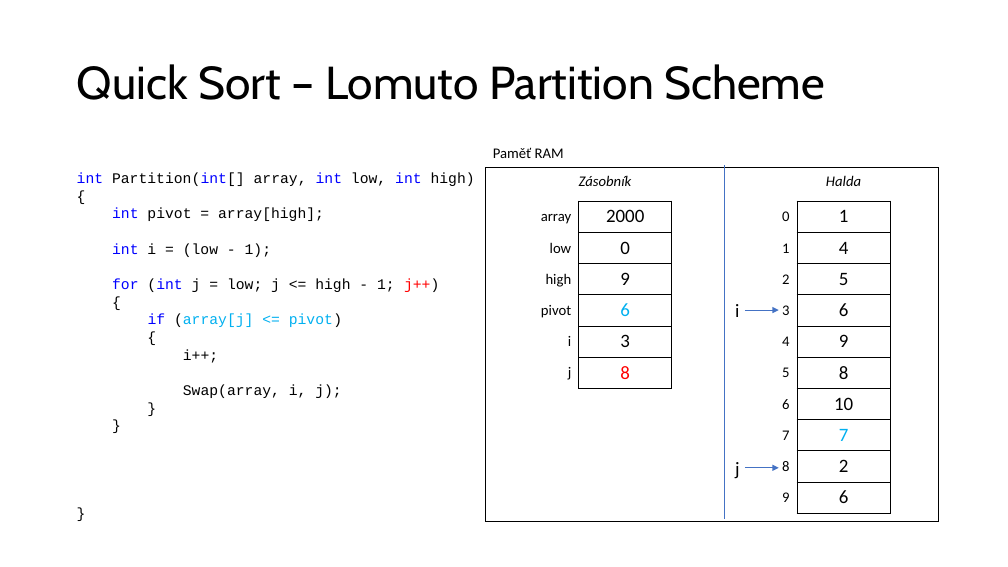
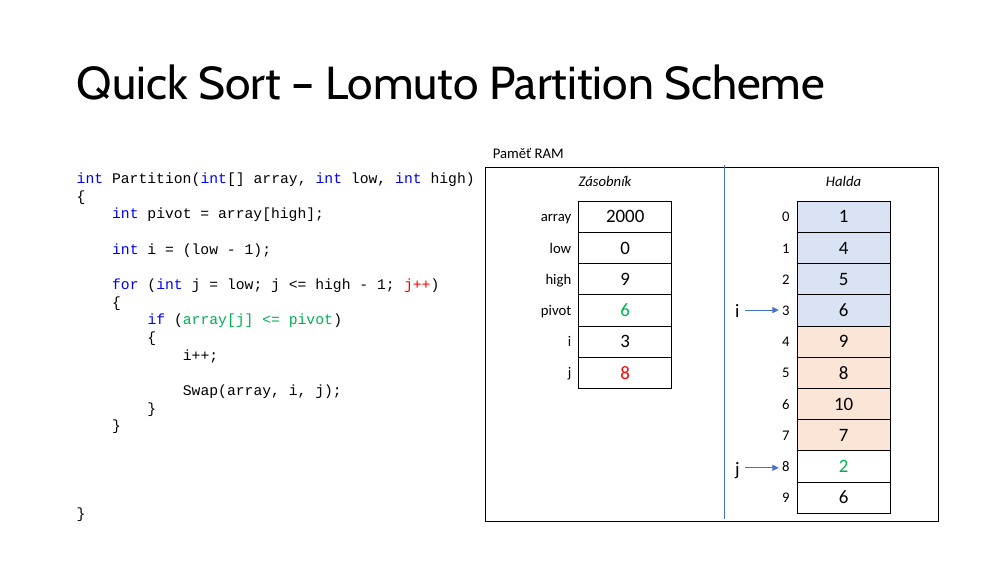
Before and after one commit to ekral/FAI, a slide deck: slide 28 of PA/seminar/Prezentace_seminar_ZAP_8_quick_sort.pptx (slide 26 before the commit). Drawn at 1008x567 pixels with LibreOffice and Linux fonts; fonts in the diff are those of the drawing. Boxes give left, top, right and bottom in pixels: in the first picture for what was removed or moved away, otherwise in the second. Text is boxed around its words. In the diff, an @@ line names an element or a change of style, - is before the commit and + after.

Commit message:
Quick Sort finished

```diff
--- a/PA/seminar/Prezentace_seminar_ZAP_8_quick_sort.pptx
+++ b/PA/seminar/Prezentace_seminar_ZAP_8_quick_sort.pptx
@@ table at <box>504,201,672,389</box> @@
@@ text colour #00B0F0 to #00B050 in "6" @@
@@ table at <box>773,201,890,513</box> @@
@@ fill none to #DAE3F3 in 4 cells @@
@@ fill none to #FBE5D6 in 4 cells @@
@@ text colour #00B0F0 to #000000 in "7" @@
@@ text colour #000000 to #00B050 in "2" @@
@@ text at <box>148,314,342,327</box>: text colour #00B0F0 to #00B050 in "(array[j] <= pivot)" @@
```
Also in this commit, not shown: 23 other slides changed, 3 slides added.
